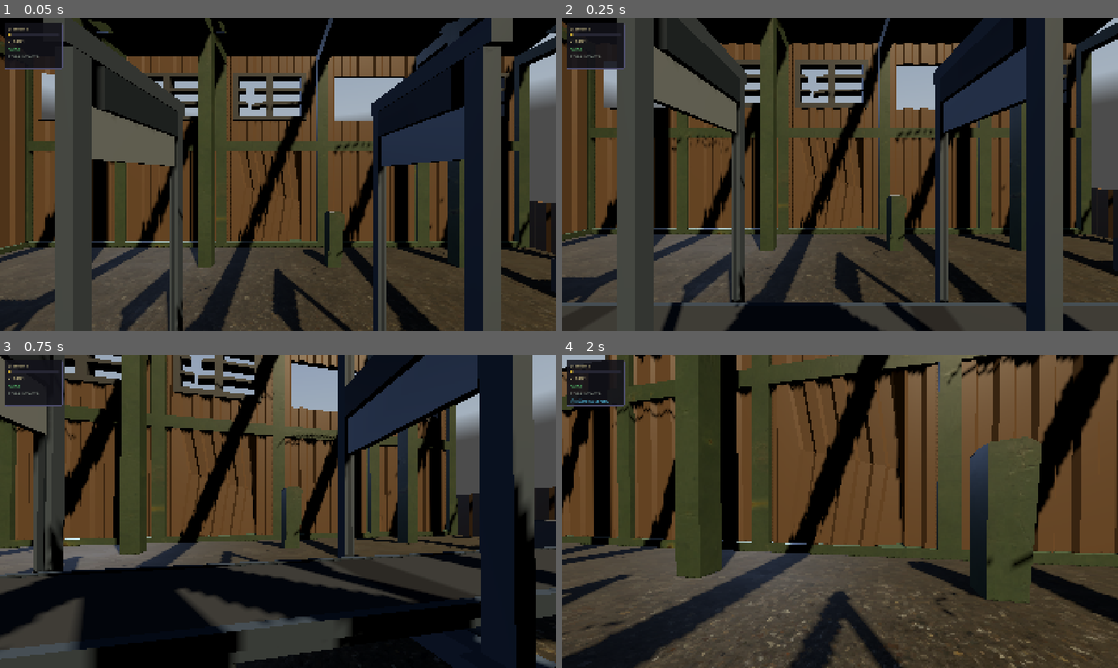
Above: before the commit, frames 1-4 (two rows, left to right).
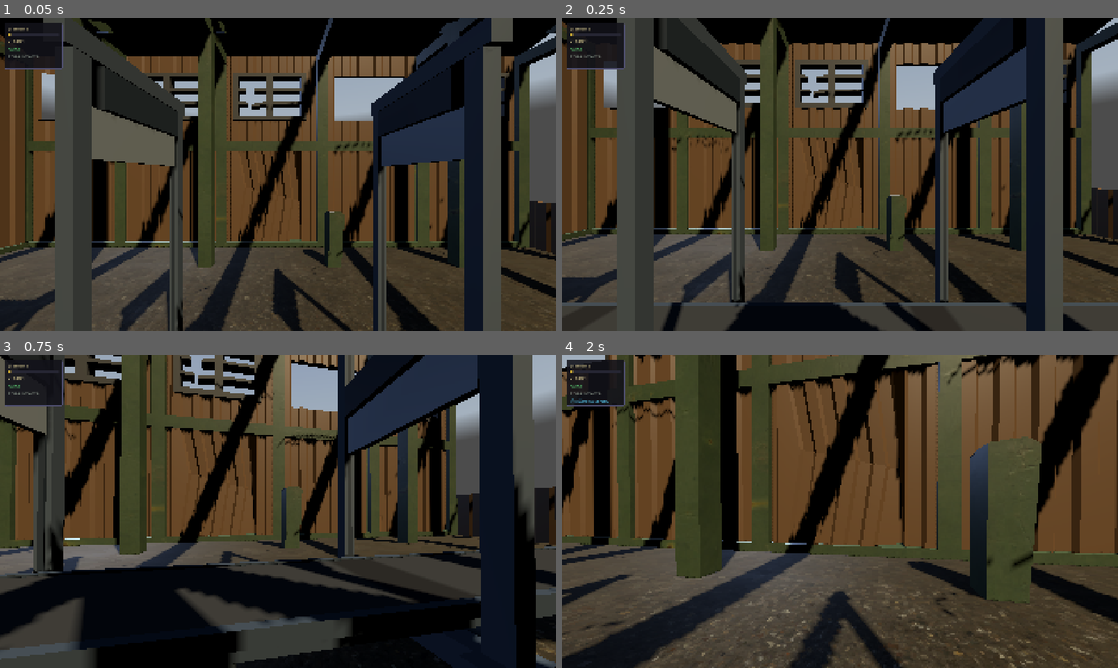
Above: after the commit, the same moments.

Repository: mateusalkimim/relativity-paradox-lab
Game: Godot game, scene res://scenes/main.tscn
Two runs of this game, one before a commit and one after it. Both use one fixed random seed, a clock stepped at 60 frames per second and the inputs below. A sky picture missing from this copy of the repository is replaced by a grey-blue gradient.
Inputs (mouse positions are in pixels of both pictures, inside the frame that each line leads up to):
- Up to frame 1 (0.05 s): no input
- Up to frame 2 (0.25 s): no input
- Up to frame 3 (0.75 s): move the mouse to (305, 511) at 0.52 s; hold W (move_forward) from 0.53 s (still down); hold Space (action_primary) from 0.53 s (still down)
- Up to frame 4 (2 s): keep holding W (move_forward); move the mouse to (812, 511) at 1.27 s; release Space (action_primary) at 1.28 s; tap P (slow_motion) at 1.35 s

The runs differ from the first frame. In frame 1, 0.1% of the frame differs, in the area x 96-100%, y 76-87%; in frame 2, 0.1%; in frame 3, 0.2%, in the area x 84-100%, y 52-62%; in frame 4, nothing differs.

Commit message:
fix: remove bloco do GLB no caminho da esteira + race do scroll em BOB
GLB (galpao_estrutura.glb):
- Removido componente de 20 vértices/10 triângulos (bloco 2.5×1.0×6.5u
  em x 8.4..10.9) que a esteira atravessava — extraído cirurgicamente
  por união-busca de componentes conexos e regravação dos índices do
  prim 0; demais primitives intactos (original recuperável via git)
- O piso (Plane) é contínuo sob a área — nenhum buraco fica exposto

Poço de descarga recuado (PIT_X 11.55 → 11.35, abertura 2.0u): cabe
entre o fim da esteira (x=10.3) e a mureta da fachada aberta (x=12.54).

Race corrigida: o tween de desaceleração do fim da passada em BOB não
era morto ao voltar pra ALICE — continuava rodando e re-zerava
uv_scroll_visual_scale, congelando a correia permanentemente.

Co-Authored-By: Claude Opus 4.8 <noreply@anthropic.com>

Diff:
--- a/scripts/esteira.gd
+++ b/scripts/esteira.gd
@@ -31,7 +31,7 @@
 # FEED_X = LOG_RESET_X — a tora cai da calha neste x
 # PIT_X — centro do poço de descarga onde a tora mergulha na saída
 const FEED_X: float = -7.5
-const PIT_X: float = 11.55
+const PIT_X: float = 11.35
 const COLOR_PIT: Color = Color(0.04, 0.04, 0.05)  # quase-preto: lê como buraco
 
 # 2. Exportadas
@@ -137,13 +137,15 @@
 # Poço de descarga: abertura escura no chão depois da ponta da esteira.
 # A tora mergulha nele na saída e o interior quase-preto mascara o despawn.
 func _build_discharge_pit() -> void:
+	# Compacto para caber entre o fim da esteira (x=10.3) e a mureta da
+	# fachada aberta do galpão (face interna em x=12.54)
 	# Interior: caixa escura com topo no nível do chão — lê como buraco
-	_add_box("PitInterior", Vector3(PIT_X, -0.7, 0.0), Vector3(2.5, 1.4, 1.8), COLOR_PIT)
+	_add_box("PitInterior", Vector3(PIT_X, -0.7, 0.0), Vector3(2.0, 1.4, 1.8), COLOR_PIT)
 	# Bordas metálicas emolduram a abertura
-	_add_box("PitRimFront", Vector3(PIT_X, 0.06, -1.0), Vector3(2.9, 0.12, 0.2), COLOR_RAIL, 0.3)
-	_add_box("PitRimBack", Vector3(PIT_X, 0.06, 1.0), Vector3(2.9, 0.12, 0.2), COLOR_RAIL, 0.3)
-	_add_box("PitRimLeft", Vector3(PIT_X - 1.35, 0.06, 0.0), Vector3(0.2, 0.12, 2.2), COLOR_RAIL, 0.3)
-	_add_box("PitRimRight", Vector3(PIT_X + 1.35, 0.06, 0.0), Vector3(0.2, 0.12, 2.2), COLOR_RAIL, 0.3)
+	_add_box("PitRimFront", Vector3(PIT_X, 0.06, -1.0), Vector3(2.4, 0.12, 0.2), COLOR_RAIL, 0.3)
+	_add_box("PitRimBack", Vector3(PIT_X, 0.06, 1.0), Vector3(2.4, 0.12, 0.2), COLOR_RAIL, 0.3)
+	_add_box("PitRimLeft", Vector3(PIT_X - 1.1, 0.06, 0.0), Vector3(0.2, 0.12, 2.2), COLOR_RAIL, 0.3)
+	_add_box("PitRimRight", Vector3(PIT_X + 1.1, 0.06, 0.0), Vector3(0.2, 0.12, 2.2), COLOR_RAIL, 0.3)
 
 func _add_wrap_cap(node_name: String, x: float) -> void:
 	_add_cylinder(node_name, Vector3(x, 0.25, 0.0), 0.28, 1.52, COLOR_WRAP, 0.0)
--- a/scripts/frame_controller.gd
+++ b/scripts/frame_controller.gd
@@ -26,8 +26,9 @@
 # Queda da calha: tora nasce no vão do V (Esteira._build_hopper)
 const SPAWN_Y: float = 2.35
 const SPAWN_DURATION: float = 0.6
-# Mergulho no poço de descarga (Esteira.PIT_X)
-const PIT_X: float = 11.55
+# Mergulho no poço de descarga (Esteira.PIT_X) — entre o fim da esteira
+# (x=10.3) e a mureta da fachada aberta (face interna em x=12.54)
+const PIT_X: float = 11.35
 const EXIT_DURATION: float = 0.9
 const EXIT_DIVE_Y: float = -1.6
 const EXIT_SINK_Y: float = -2.4
@@ -50,6 +51,7 @@
 # Fator de desaceleração do mundo em BOB (1.0 = velocidade plena da passada)
 var _world_speed_scale: float = 1.0
 var _bob_pass_done: bool = false
+var _bob_stop_tween: Tween
 var _scroll_scale_default: float = 0.8
 
 # 7. Funções built-in
@@ -174,12 +176,17 @@
 # O scroll da correia desacelera junto para manter a coerência visual.
 func _finish_bob_pass() -> void:
 	_bob_pass_done = true
-	var tween := create_tween().set_parallel(true) \
+	_bob_stop_tween = create_tween().set_parallel(true) \
 		.set_trans(Tween.TRANS_CUBIC).set_ease(Tween.EASE_OUT)
-	tween.tween_property(self, "_world_speed_scale", 0.0, BOB_STOP_DURATION)
-	tween.tween_property(_esteira, "uv_scroll_visual_scale", 0.0, BOB_STOP_DURATION)
+	_bob_stop_tween.tween_property(self, "_world_speed_scale", 0.0, BOB_STOP_DURATION)
+	_bob_stop_tween.tween_property(_esteira, "uv_scroll_visual_scale", 0.0, BOB_STOP_DURATION)
 
 func _reset_bob_pass() -> void:
+	# Mata o tween de desaceleração se ainda estiver rodando — sem isso ele
+	# continuaria após a troca de frame e re-zeraria o scroll em ALICE,
+	# congelando a correia permanentemente
+	if _bob_stop_tween != null and _bob_stop_tween.is_valid():
+		_bob_stop_tween.kill()
 	_bob_pass_done = false
 	_world_speed_scale = 1.0
 	_esteira.uv_scroll_visual_scale = _scroll_scale_default
Binary file changed: assets/models/galpao_estrutura.glb
